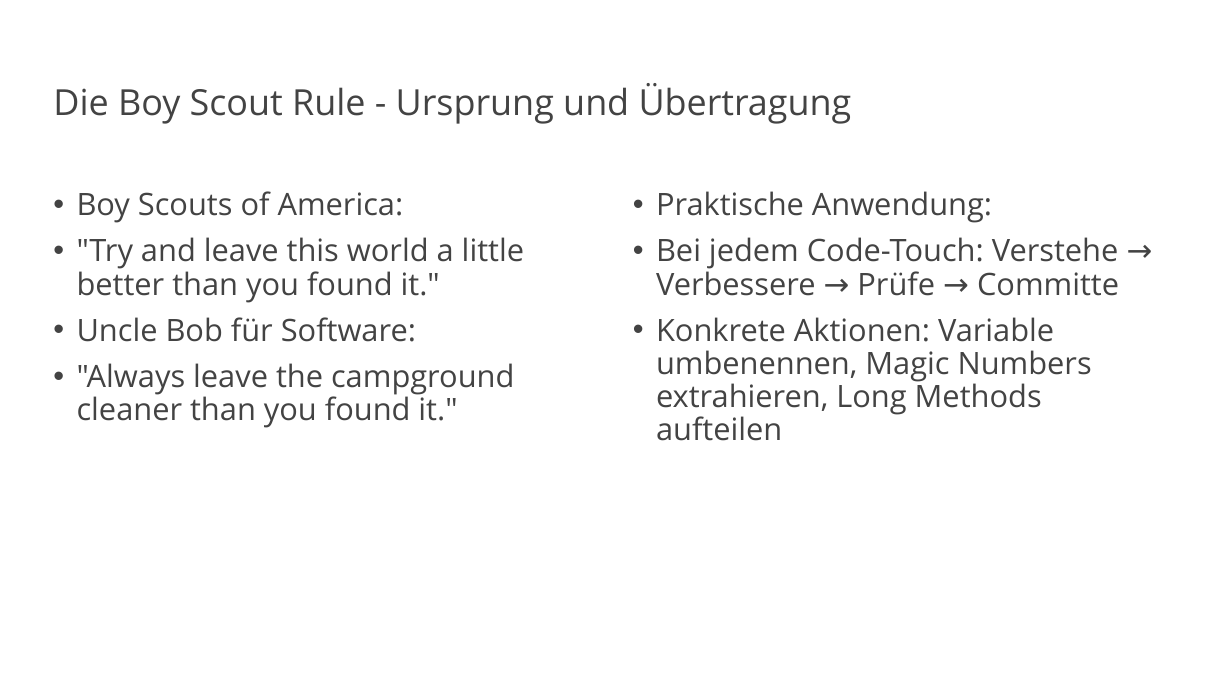
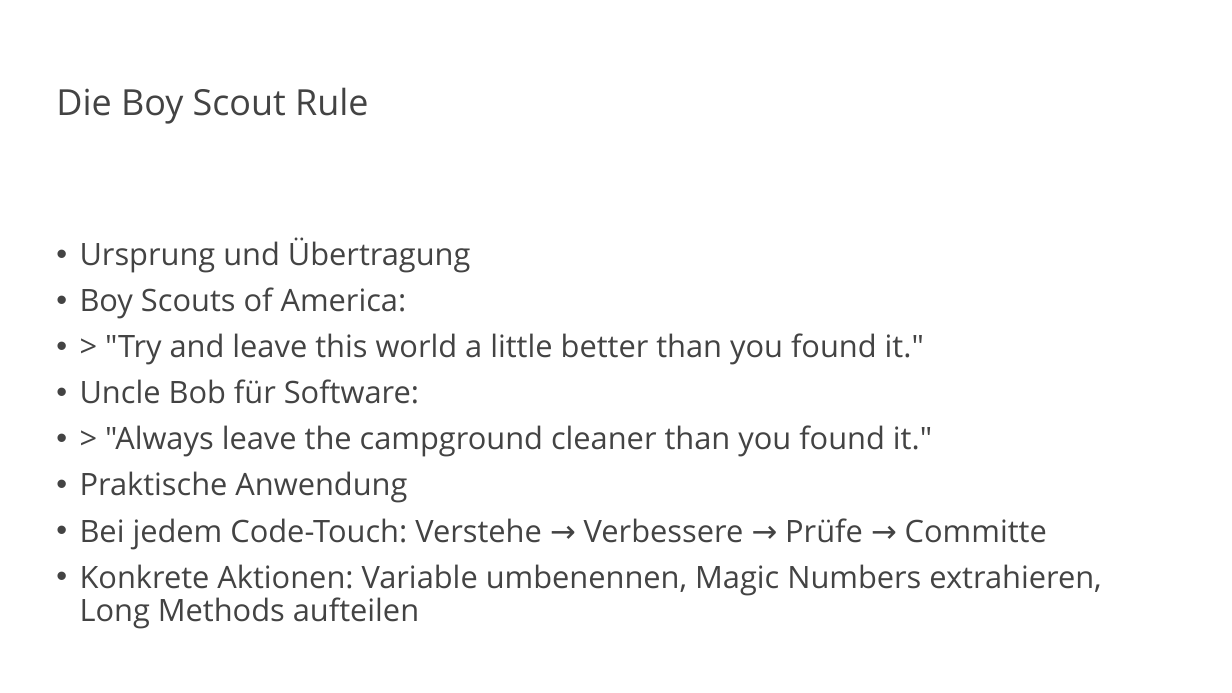
Before and after one commit to vanillacore-net/september-2025-telekom-training, a slide deck: slide 25 of presentations/powerpoint/intro-presentation.pptx (slide 31 before the commit). Drawn at 1232x693 pixels with LibreOffice and Linux fonts; fonts in the diff are those of the drawing; background and template pictures are left out. Boxes give left, top, right and bottom in pixels: in the first picture for what was removed or moved away, otherwise in the second. Text is boxed around its words. In the diff, an @@ line names an element or a change of style, - is before the commit and + after.

Commit message:
URGENT: Fix PowerPoint formatting and remove markdown syntax
- Fixed critical markdown syntax appearing in presentation text
- Applied proper PowerPoint bold formatting instead of markdown markers
- Structured slides correctly with bold section headers and bullet points
- Generated professional presentation with clean formatting
- Processed 29 slides from intro-content-extracted.md
- Created presentations/powerpoint/intro-presentation.pptx (135KB)
- Removed ALL markdown formatting (**, ##, ###) from displayed text

```diff
--- a/presentations/powerpoint/intro-presentation.pptx
+++ b/presentations/powerpoint/intro-presentation.pptx
@@ title at [56,87,368,124]: text changed @@
-Die Boy Scout Rule - Ursprung und Übertragung
+Die Boy Scout Rule
@@ text removed at [656,191,1119,441] @@
-• Praktische Anwendung:
-• Bei jedem Code-Touch: Verstehe → Verbessere → Prüfe → Committe
-• Konkrete Aktionen: Variable umbenennen, Magic Numbers extrahieren, Long Methods aufteilen
@@ text at [80,237,471,273]: paragraph added @@
+• Ursprung und Übertragung
@@ text at [105,333,924,365]: text changed @@
-• "Try and leave this world a little better than you found it."
+• > "Try and leave this world a little better than you found it."
@@ text at [80,425,1101,629]: text changed @@
-• "Always leave the campground cleaner than you found it."
+• > "Always leave the campground cleaner than you found it."
+• Praktische Anwendung
+• Bei jedem Code-Touch: Verstehe → Verbessere → Prüfe → Committe
+• Konkrete Aktionen: Variable umbenennen, Magic Numbers extrahieren, Long Methods aufteilen
```
Also in this commit, not shown: 28 other slides changed, 6 slides removed, 1 other file.
